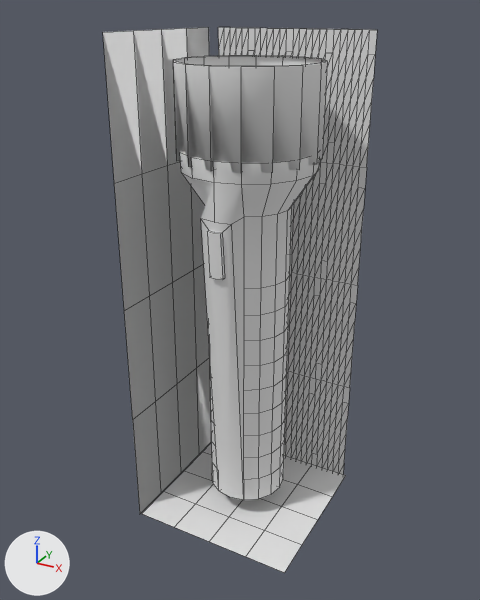
One commit to the OBJ model model/873007.obj: the scene before it, then after it.
Rendered twice from a 50 mm lens placed at (115.0, -260.0, 230.0), pointed at (-18.0, -16.0, 108.0). The axes (+X, +Y, +Z) are drawn at lower left. The lights are the same throughout. Mesh edges are drawn as thin lines. Where no turn or scale is listed for an object, it has been applied to the vertices.

Before the edit, the objects in view are built like this:
```python
mat_material__48 = principled_material('Material__48')
mat_material__48.base_color = (0.8, 0.8, 0.8)  # white #e7e7e7
mat_material__48.roughness = 1.0
mat_material__49 = principled_material('Material__49')
mat_material__49.base_color = (0.8, 0.8, 0.8)  # white #e7e7e7
mat_material__49.roughness = 1.0
mat_wire_000000000 = principled_material('wire_000000000')
mat_wire_000000000.base_color = (0.8, 0.8, 0.8)  # white #e7e7e7
mat_wire_000000000.roughness = 1.0
mat_wire_194255007 = principled_material('wire_194255007')
mat_wire_194255007.base_color = (0.8, 0.8, 0.8)  # white #e7e7e7
mat_wire_194255007.roughness = 1.0
me_873007 = bpy.data.meshes.new('873007')
me_873007.from_pydata(...)  # 962 vertices, 934 faces; spans x -57.0..25.0, y -55.0..25.0, z -4.0..222.0
# faces by material slot: [672, 16, 16, 198, 32]
me_873007.materials.append(mat_material__48)  # white #e7e7e7
me_873007.materials.append(mat_material__49)  # white #e7e7e7
me_873007.materials.append(mat_wire_255255255)  # white #e7e7e7
me_873007.materials.append(mat_wire_000000000)  # white #e7e7e7
me_873007.materials.append(mat_wire_194255007)  # white #e7e7e7
ob_873007 = bpy.data.objects.new('873007', me_873007)
ob_873007.location = (0.0, 0.0, 0.0)
```
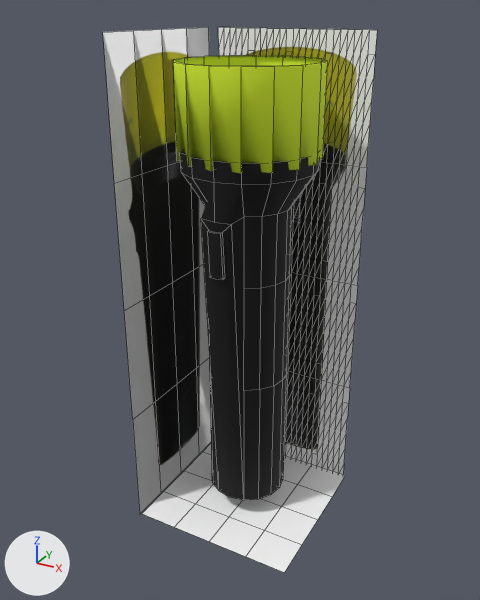
Edits to the bpy script that builds the scene:
```text
Add img_torcia_prospetto1_jpg:
    img_torcia_prospetto1_jpg = load_image('torcia prospetto1.jpg', '../img/ref/torcia prospetto1.jpg', 1772, 5315, 'sRGB')
Add img_torcia_frontale1_jpg:
    img_torcia_frontale1_jpg = load_image('torcia frontale1.jpg', '../img/ref/torcia frontale1.jpg', 1772, 5315, 'sRGB')
Change mat_material__48:
    remove mat_material__48.base_color = (0.8, 0.8, 0.8)  # white #e7e7e7
    add mat_material__48.texture = img_torcia_frontale1_jpg
    mat_material__48.roughness: 1.0 -> 0.9
Change mat_material__49:
    remove mat_material__49.base_color = (0.8, 0.8, 0.8)  # white #e7e7e7
    add mat_material__49.texture = img_torcia_prospetto1_jpg
    mat_material__49.roughness: 1.0 -> 0.9
Change mat_wire_000000000:
    mat_wire_000000000.base_color: (0.8, 0.8, 0.8) -> (0.0, 0.0, 0.0)  # white #e7e7e7 -> black #000000
Change mat_wire_194255007:
    mat_wire_194255007.base_color: (0.8, 0.8, 0.8) -> (0.761, 1.0, 0.0275)  # white #e7e7e7 -> green #e2ff2e
    mat_wire_194255007.roughness: 1.0 -> 0.821
Change me_873007:
    used by ob_873007; location = (0.0, 0.0, 0.0)
    remove me_873007.from_pydata(...)  # 962 vertices, 934 faces; spans x -57.0..25.0, y -55.0..25.0, z -4.0..222.0
    add me_873007.from_pydata(...)  # 864 vertices, 850 faces; spans x -57.0..25.0, y -55.0..25.0, z -4.0..222.0
    me_873007 part 1
    98 vertices are removed from x -33.0..3.0, y -32.0..2.0, z 22.0..109.0
    115 faces are deleted
    31 new faces join them, mat_wire_000000000 (black #000000)
```

Where the change shows, as pixel boxes (x1, y1, x2, y2) in the pictures (480 x 600 px):
'873007', surface changed, recoloured, reshaped: (103, 27, 377, 573) in both
part 1 of me_873007, cut back: (182, 173, 290, 500) in both
